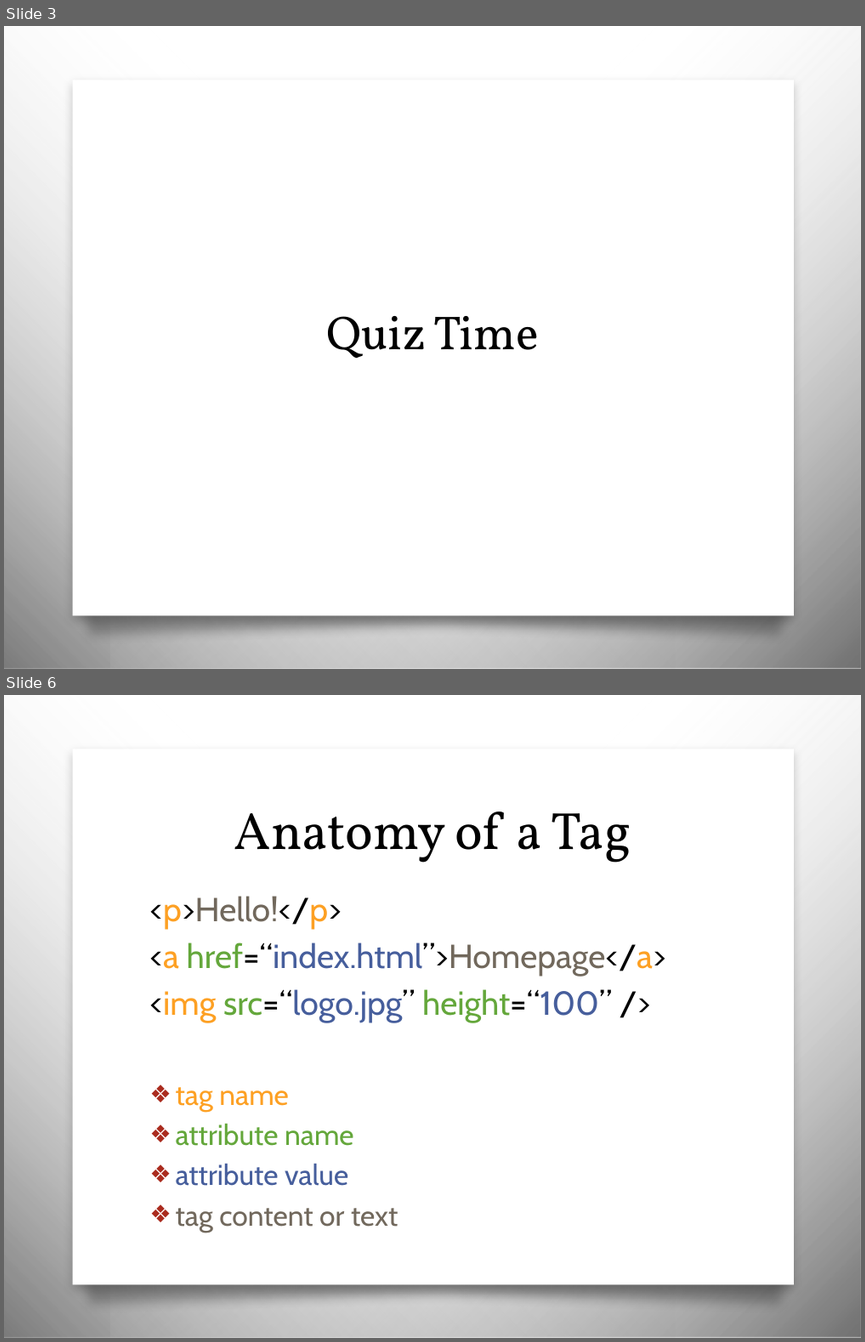
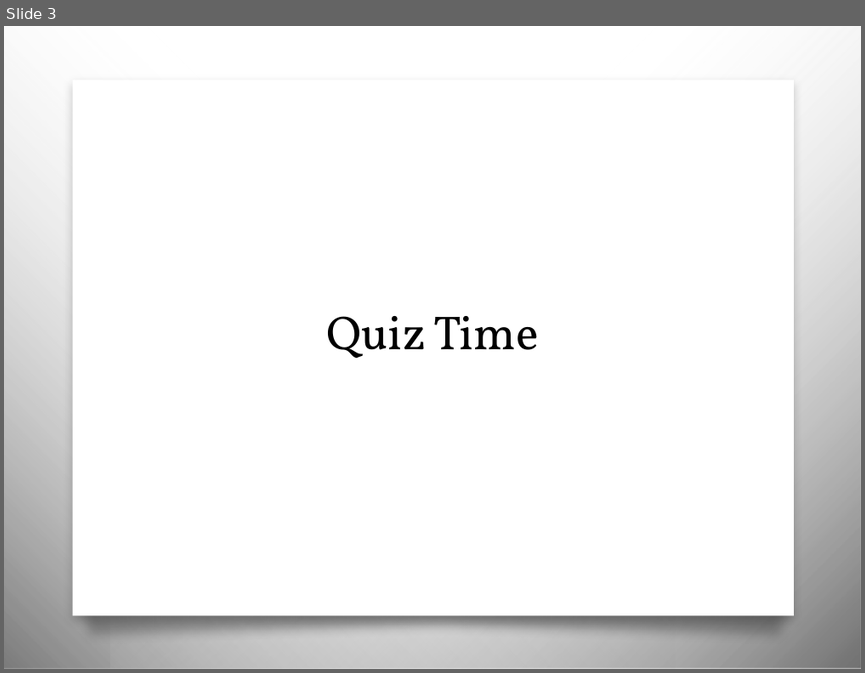
Before and after one commit to awayken/USF-ART329, a slide deck: slides/classthree/slides.pptx. Shown one above the other, each under a label of ours: slides 3 and 6 before the commit, slide 3 after it; the slides between them are not shown. The pictures are 865x1342 and 865x673 pixels, drawn with LibreOffice and Linux fonts; fonts in the diff are those of the drawing; background and template pictures are left out. Boxes give left, top, right and bottom in pixels: in the first picture for what was removed or moved away, otherwise in the second. Text is boxed around its words. In the diff, an @@ line names an element or a change of style, - is before the commit and + after.

```diff
--- a/slides/classthree/slides.pptx
+++ b/slides/classthree/slides.pptx
@@ slide 6 removed at [4, 695, 861, 1338], background picture (left out); not listed: 4 template elements that a slide beside it also shows @@
@@ title removed at [234, 811, 631, 862] @@
-Anatomy of a Tag
@@ text removed at [149, 896, 666, 1023] @@
-<p>Hello!</p>
-<a href=“index.html”>Homepage</a>
-<img src=“logo.jpg” height=“100” />
@@ text removed at [176, 1087, 398, 1232] @@
-❖ tag name
-❖ attribute name
-❖ attribute value
-❖ tag content or text
```
Also in this commit, not shown: 6 slides changed, 1 slide added, 24 other slides removed.
